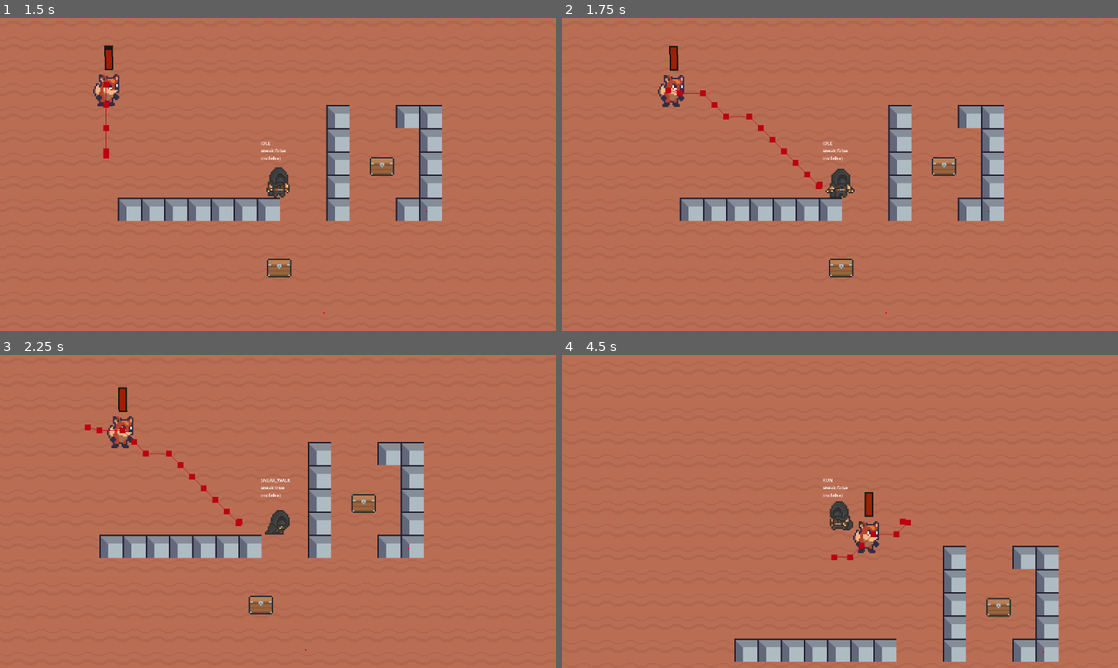
Above: before the commit, frames 1-4 (two rows, left to right).
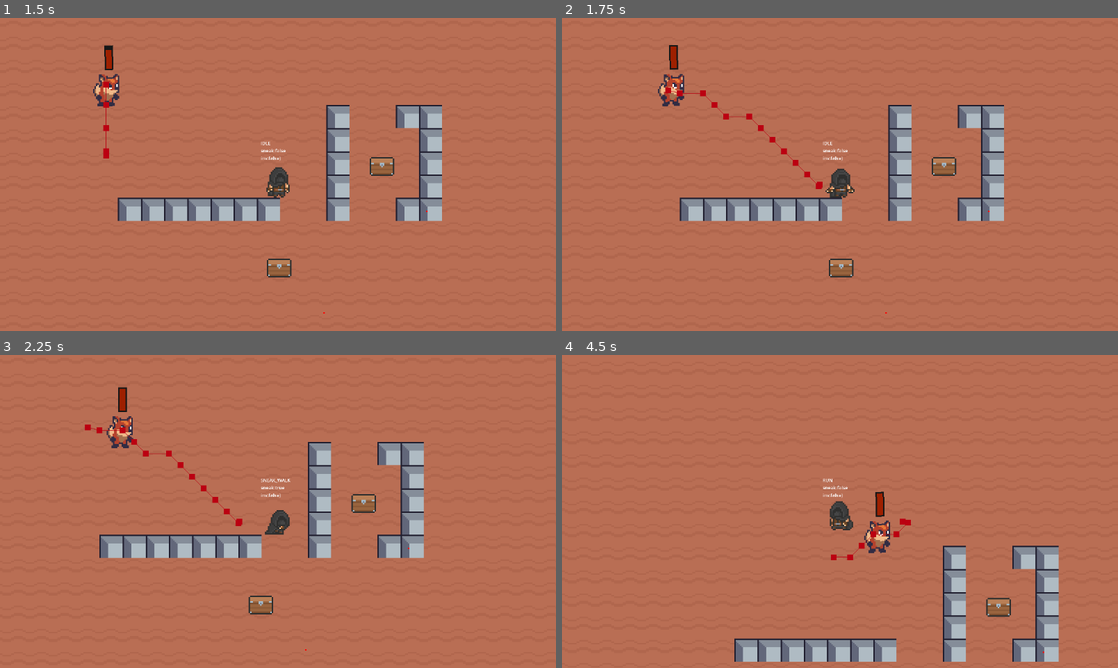
Above: after the commit, the same moments.

Repository: Eggsquisite/HeistHandler
Game: Godot game, scene res://scenes/base_level/base_level.tscn
The game is run twice, just before and just after one commit, with the same random seed, the same clock (stepped at 60 frames per second) and the same inputs.
Inputs:
- Up to frame 1 (1.5 s): hold D (right) 0.53-1.28 s; hold Shift (sneak) 0.53-1.28 s; hold S (down) from 1.28 s (still down); tap E (interact) at 1.35 s
- Up to frame 2 (1.75 s): keep holding S (down); tap Shift (sneak) at 1.55 s
- Up to frame 3 (2.25 s): release S (down) at 2.03 s; hold D (right) from 2.03 s (still down); hold Shift (sneak) from 2.03 s (still down); tap Space (lockpick) at 2.1 s
- Up to frame 4 (4.5 s): release D (right) at 2.78 s; release Shift (sneak) at 2.78 s; hold W (up) 2.78-3.53 s; tap Shift (sneak) at 2.85 s; hold Shift (sneak) 3.53-4.28 s; hold A (left) from 3.53 s (still down); tap E (interact) at 4.35 s

Frame 1 is identical in both runs. In frame 2, 0.1% of the frame differs, in the area x 17-22%, y 8-29%; in frame 3, less than 0.1%; in frame 4, 0.7%, in the area x 48-59%, y 43-66%.

Commit message:
PATROL + CHASE + SEARCH IMPLEMENTED

Diff:
--- a/scenes/guard/guard.gd
+++ b/scenes/guard/guard.gd
@@ -2,13 +2,18 @@
 
 
 enum EnemyState { IDLE, RUN, ATTACK }
-enum GuardMode { PATROL, ALERT }
+enum GuardMode { PATROL, ALERT, SEARCH }
 
 
 @onready var nav_agent: NavigationAgent2D = $NavigationAgent2D
 @onready var detection_bar: ProgressBar = $DetectionBar
 @onready var detection_delay: Timer = $DetectionDelay
 @onready var follow_delay: Timer = $FollowDelay
+@onready var patrol_timer: Timer = $PatrolTimer
+@onready var search_duration: Timer = $SearchDuration
+@onready var search_flip_timer: Timer = $SearchFlipTimer
+
+
 @onready var sprite: Sprite2D = $Sprite2D
 @onready var vision_cone: Area2D = $VisionCone
 @onready var patrol_waypoints: Node2D = $PatrolWaypoints
@@ -19,20 +24,29 @@
 var _player: Node2D
 var _state: EnemyState = EnemyState.IDLE
 var _mode: GuardMode = GuardMode.PATROL
-# var _alerted: bool = false
+var _searching: bool = false
 var _dec_detection: bool = false
 var _player_sighted: bool = false
 var _player_is_sneaking: bool = false
+var _last_player_pos: Vector2
 var _player_pos: Array[Node2D]
 var _waypoints: Array[Vector2]
 var _wp_index: int = 0
 
 var _sneak_detection_value: float
 
+@export_group("Patrol Variables")
 @export var patrol_speed: float = 25
+@export var patrol_delay: float = 2
+
+@export_group("Alert Variables")
 @export var alert_speed: float = 40
 @export var detection_inc: float = 8
 @export var detection_dec: float = 4
+
+@export_group("Search Variables")
+@export var search_dur: float = 3
+@export var search_delay: float = 1
 
 # Called when the node enters the scene tree for the first time.
 func _ready() -> void:
@@ -50,7 +64,7 @@
 # Called every frame. 'delta' is the elapsed time since the previous frame.
 func _physics_process(delta: float) -> void:
 	move_to_target(delta)
-	_detect_player(delta)
+	detect_player(delta)
 	move_and_slide()
 	calculate_states()
 
@@ -67,18 +81,16 @@
 	velocity = safe_velocity
 
 
-func patrol(delta) -> void:
-	pass
-
-
 func update_target() -> void:
+	# print("updating...")
 	if _mode == GuardMode.ALERT:
-		if _player_pos != []:
-			_player_pos.sort_custom(_sort_by_distance_to_guard)
-			nav_agent.target_position = _player_pos[0].global_position
+		_player_pos.sort_custom(_sort_by_distance_to_guard)
+		nav_agent.target_position = _player_pos[0].global_position
 	elif _mode == GuardMode.PATROL:
-		print("here at index %s" % _wp_index)
+		print("move to wp %s" % _waypoints[_wp_index])
 		nav_agent.target_position = _waypoints[_wp_index]
+	elif _mode == GuardMode.SEARCH:
+		nav_agent.target_position = _last_player_pos
 
 
 func move_to_target(delta) -> void:
@@ -131,11 +143,22 @@
 		GuardMode.PATROL:
 			_player_pos = []
 			follow_delay.stop()
+			stop_search()
 			update_target()
 		GuardMode.ALERT:
 			_player_pos = _player.get_nav_points()
 			follow_delay.start()
+			stop_search()
 			update_target()
+		GuardMode.SEARCH:
+			_player_pos.sort_custom(_sort_by_distance_to_guard)
+			_last_player_pos = _player_pos[0].global_position
+
+
+func stop_search() -> void:
+	_searching = false
+	search_duration.stop()
+	search_flip_timer.stop()
 
 
 func _on_vision_cone_body_entered(body: Node2D) -> void:
@@ -143,11 +166,19 @@
 	_dec_detection = false
 	if _player == null:
 		_player = body
+		_player_pos = _player.get_nav_points()
+		update_target()
 
 
 func _on_vision_cone_body_exited(body: Node2D) -> void:
 	if _player != null:
 		_player = null
+
+	#if _mode == GuardMode.ALERT: # If player LoS lost and guard is alerted, go to player's last known pos
+		#_player_pos.sort_custom(_sort_by_distance_to_guard)
+		#_last_player_pos = _player_pos[0].global_position
+		#update_target()
+
 	_player_in_sight(false)
 	detection_delay.start()
 
@@ -159,7 +190,7 @@
 	_player_sighted = flag
 
 
-func _detect_player(delta) -> void:
+func detect_player(delta) -> void:
 	if _player != null:
 		if _player.get_sneak_status():
 			_sneak_detection_value = detection_inc / 2
@@ -169,42 +200,14 @@
 	if _player_sighted:
 		if !detection_bar._get_is_alert():
 			detection_bar.detection += _sneak_detection_value * delta * DETECT_MULT
-		if detection_bar._get_is_alert() and _mode != GuardMode.ALERT:
+		if detection_bar._get_is_alert():
 			detection_bar.detection += 100 # Fill detection to max if already alerted
 			set_guard_mode(GuardMode.ALERT)
 	elif !_player_sighted and _dec_detection:
 		detection_bar.detection -= detection_dec * delta * DETECT_MULT
-		if !detection_bar._get_is_alert() and _mode != GuardMode.PATROL:
-			set_guard_mode(GuardMode.PATROL)
-
-	#if _player_sighted:
-		#if _detection_level < MAX_DETECTION:
-			#_detection_level += _sneak_detection_value * delta
-		#elif _detection_level >= MAX_DETECTION:
-			#_set_alerted(true)
-			#_detection_level = MAX_DETECTION
-	#else:
-		#if _detection_level > 0:
-			#_detection_level -= detection_dec * delta
-			## print(_detection_level)
-		#elif _detection_level < 0:
-			#_set_alerted(false)
-			#_detection_level = 0
-
-
-#func _set_alerted(flag: bool) -> void:
-	#if _alerted == flag:
-		#return
-	#
-	#_alerted = flag
-	#if _alerted and _player != null:
-		#_player_pos = _player.get_nav_points()
-		#follow_delay.start()
-		#update_target()
-	#if !_alerted:
-		#_player_pos = []
-		#follow_delay.stop()
-		#update_target()
+		if !detection_bar._get_is_alert():
+			if _mode == GuardMode.ALERT:
+				set_guard_mode(GuardMode.SEARCH)
 
 	# if player leaves vision cone, keep following until a set time passes
 	# if player not found after set time, reset to patrol path
@@ -221,9 +224,35 @@
 
 func _on_navigation_agent_2d_target_reached() -> void:
 	# If patrolling and reached waypoint, update nav_target to next waypoint
-	if _mode == GuardMode.PATROL:
+	if _mode == GuardMode.SEARCH and !_searching:
+		_searching = true
+		search_duration.start(search_dur)
+		search_flip_timer.start(search_delay)
+	elif _mode == GuardMode.PATROL:
 		if _wp_index < _waypoints.size() - 1:
 			_wp_index += 1
 		else:
 			_wp_index = 0
+		patrol_timer.start(patrol_delay)
+
+
+func _on_patrol_delay_timeout() -> void:
+	# call_deferred("update_target")
+	#if _mode == GuardMode.SEARCH:
+		#search_duration.stop()
+		#set_guard_mode(GuardMode.PATROL)
 	update_target()
+
+
+func _on_search_duration_timeout() -> void:
+	print("patrol")
+	# set_guard_mode(GuardMode.PATROL)
+
+
+func _on_search_flip_timer_timeout() -> void:
+	if sprite.flip_h:
+		sprite.flip_h = false
+		vision_cone.rotation_degrees = lerp(vision_cone.rotation_degrees, 0.0, 1)
+	else:
+		sprite.flip_h = true
+		vision_cone.rotation_degrees = lerp(vision_cone.rotation_degrees, 180.0, 1)
--- a/scenes/guard/guard.tscn
+++ b/scenes/guard/guard.tscn
@@ -12,6 +12,8 @@
 collision_layer = 0
 collision_mask = 16
 script = ExtResource("1_8kgwj")
+search_dur = 5.0
+search_delay = 1.5
 
 [node name="Sprite2D" type="Sprite2D" parent="."]
 texture = ExtResource("1_w8e7d")
@@ -44,8 +46,21 @@
 
 [node name="FollowDelay" type="Timer" parent="."]
 
+[node name="PatrolTimer" type="Timer" parent="."]
+wait_time = 2.0
+one_shot = true
+
+[node name="SearchDuration" type="Timer" parent="."]
+wait_time = 3.0
+one_shot = true
+
+[node name="SearchFlipTimer" type="Timer" parent="."]
+
 [connection signal="target_reached" from="NavigationAgent2D" to="." method="_on_navigation_agent_2d_target_reached"]
 [connection signal="body_entered" from="VisionCone" to="." method="_on_vision_cone_body_entered"]
 [connection signal="body_exited" from="VisionCone" to="." method="_on_vision_cone_body_exited"]
 [connection signal="timeout" from="DetectionDelay" to="." method="_on_detection_delay_timeout"]
 [connection signal="timeout" from="FollowDelay" to="." method="_on_follow_delay_timeout"]
+[connection signal="timeout" from="PatrolTimer" to="." method="_on_patrol_delay_timeout"]
+[connection signal="timeout" from="SearchDuration" to="." method="_on_search_duration_timeout"]
+[connection signal="timeout" from="SearchFlipTimer" to="." method="_on_search_flip_timer_timeout"]
--- a/scenes/player/player.tscn
+++ b/scenes/player/player.tscn
@@ -244,9 +244,6 @@
 test"
 label_settings = SubResource("LabelSettings_dgkft")
 
-[node name="NavigationObstacle2D" type="NavigationObstacle2D" parent="."]
-position = Vector2(0, 7)
-
 [node name="InvincibleTimer" type="Timer" parent="."]
 wait_time = 3.0
 one_shot = true
